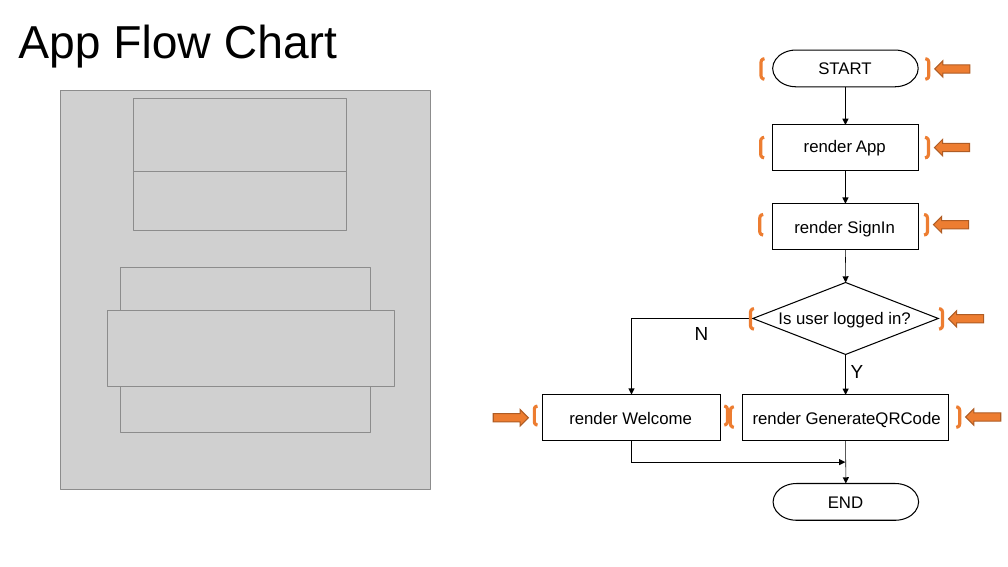
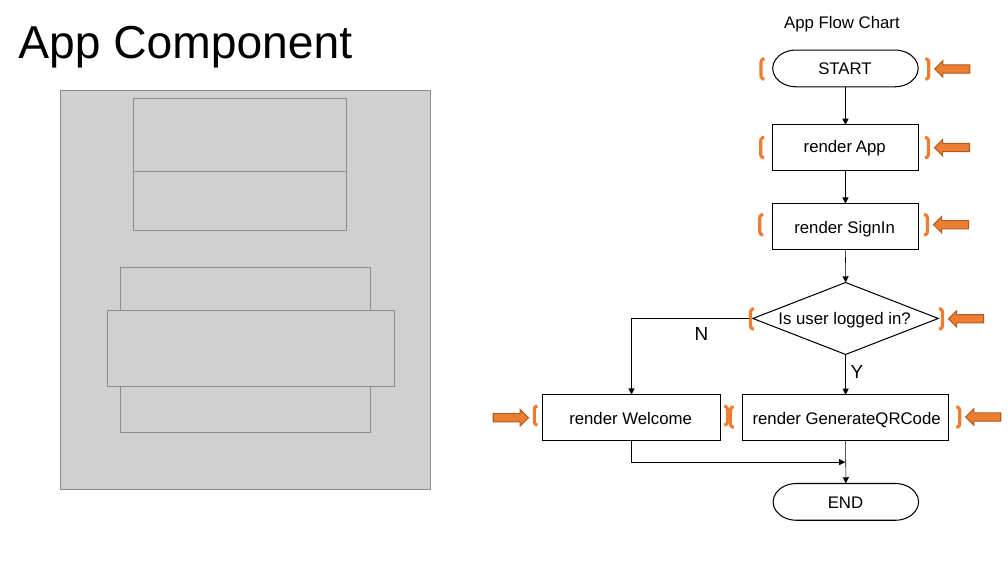
Before and after one commit to xiangyuliu-crs/QRCode, a slide deck: slide 8 of docs/QRCode.pptx (slide 4 before the commit). Drawn at 1008x567 pixels with LibreOffice and Linux fonts; fonts in the diff are those of the drawing; grey boxes stand for pictures. Boxes give left, top, right and bottom in pixels: in the first picture for what was removed or moved away, otherwise in the second. Text is boxed around its words. In the diff, an @@ line names an element or a change of style, - is before the commit and + after.

```diff
--- a/docs/QRCode.pptx
+++ b/docs/QRCode.pptx
@@ title at <box>18,25,352,68</box>: text changed @@
-App Flow Chart
+App Component
@@ text added at <box>784,16,900,32</box>, 16 pt, text #000000 @@
+App Flow Chart
```
Also in this commit, not shown: 3 other slides changed, 10 slides added.
